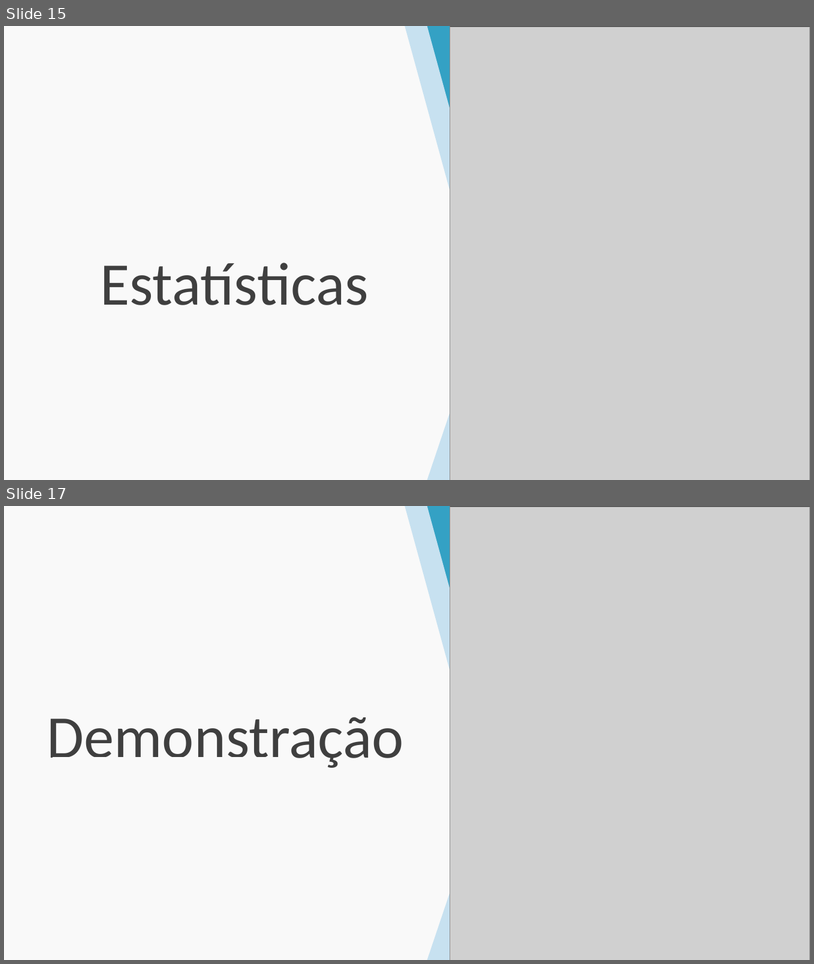
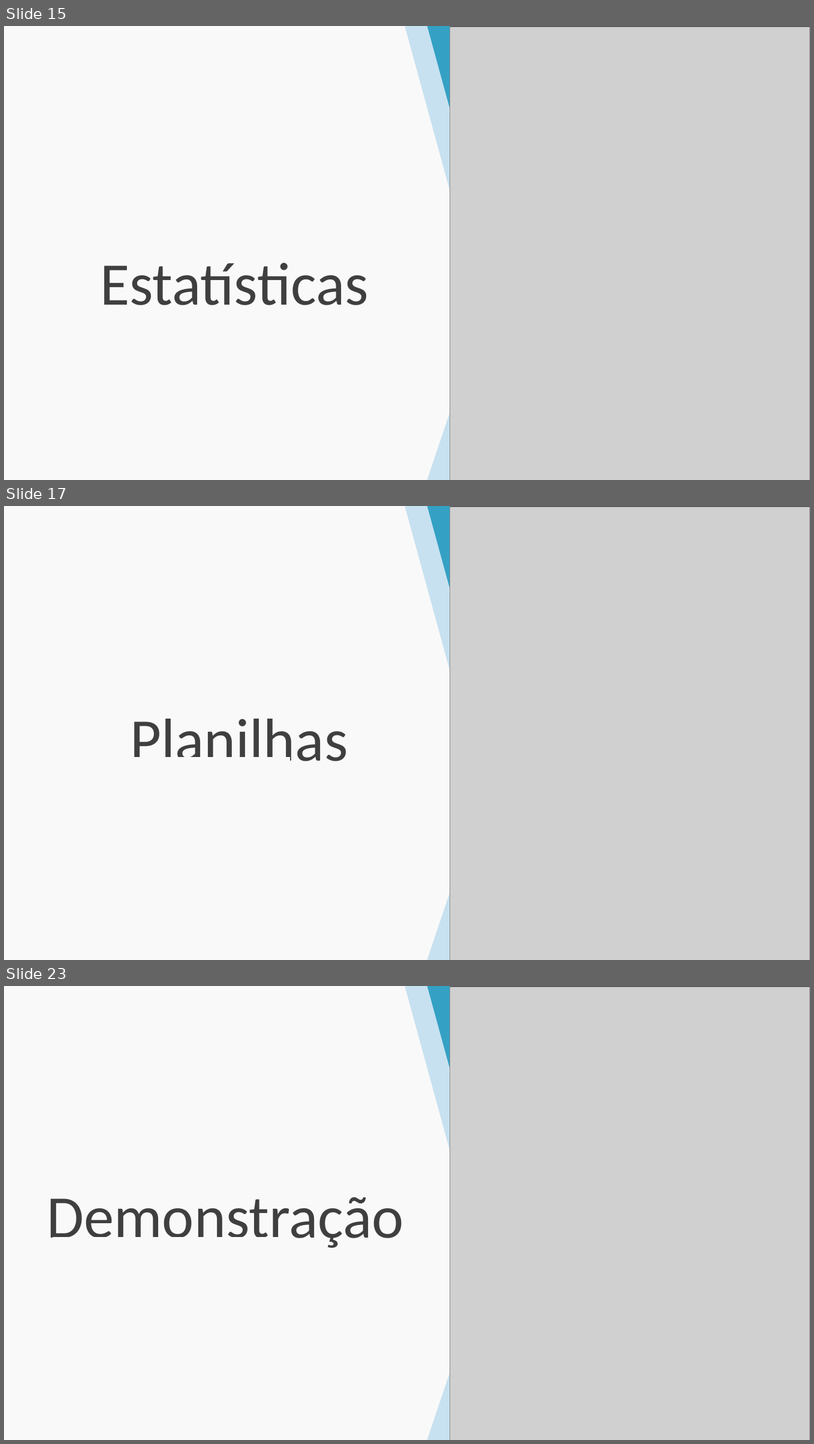
Before and after one commit to esteves-esta/TechHumi, a slide deck: documentacao/PowerPoint.pptx. Shown one above the other, each under a label of ours: slides 15 and 17 before the commit, slides 15, 17 and 23 after it; the slides between them are not shown. The pictures are 814x964 and 814x1444 pixels, drawn with LibreOffice and Linux fonts; fonts in the diff are those of the drawing; grey boxes stand for pictures; background and template pictures are left out. Boxes give left, top, right and bottom in pixels: in the first picture for what was removed or moved away, otherwise in the second. Text is boxed around its words. In the diff, an @@ line names an element or a change of style, - is before the commit and + after.

```diff
--- a/documentacao/PowerPoint.pptx
+++ b/documentacao/PowerPoint.pptx
@@ slide 17 added at [4, 506, 810, 960], background #F9F9F9; not listed: 3 template elements that a slide beside it also shows @@
@@ picture added at [450, 507, 810, 960] @@
@@ rectangle added at [24, 621, 108, 690], fill #F9F9F9, outline #F9F9F9 1 pt @@
@@ rectangle added at [359, 690, 385, 703], fill #F9F9F9, outline #F9F9F9 1 pt @@
@@ text added at [130, 718, 348, 761], 72 pt, text #3F3F3F @@
+Planilhas
@@ rectangle added at [54, 757, 290, 951], fill #F9F9F9, outline #F9F9F9 1 pt @@
@@ rectangle added at [359, 789, 419, 840], fill #F9F9F9, outline #F9F9F9 1 pt @@
@@ rectangle added at [260, 894, 320, 945], fill #F9F9F9, outline #F9F9F9 1 pt @@
@@ what was slide 17 is now slide 23 @@
```
Also in this commit, not shown: 2 slides changed, 5 other slides added.
